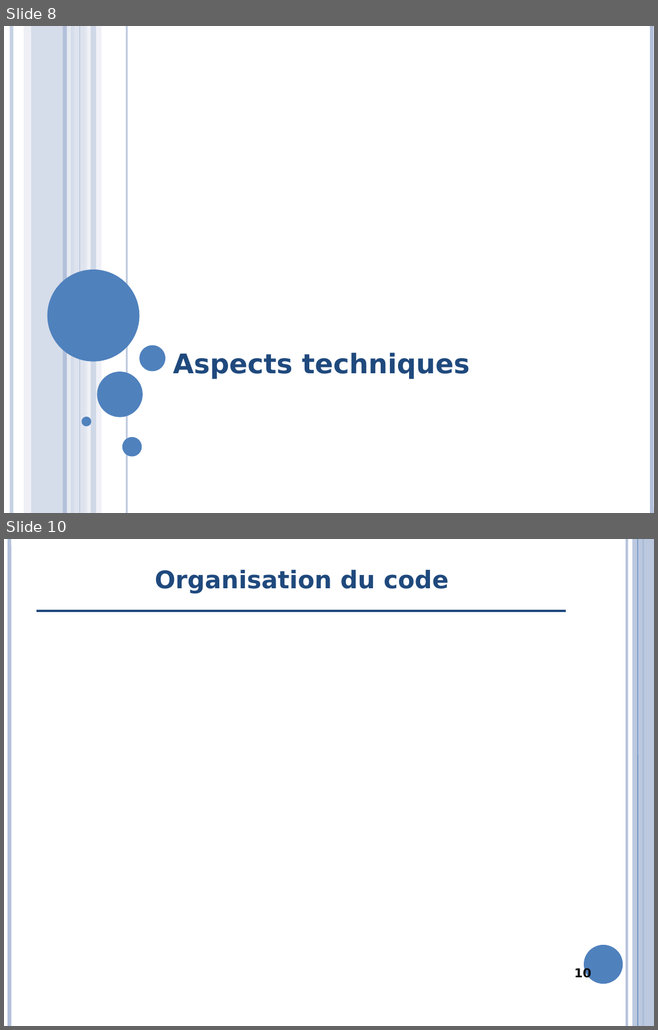
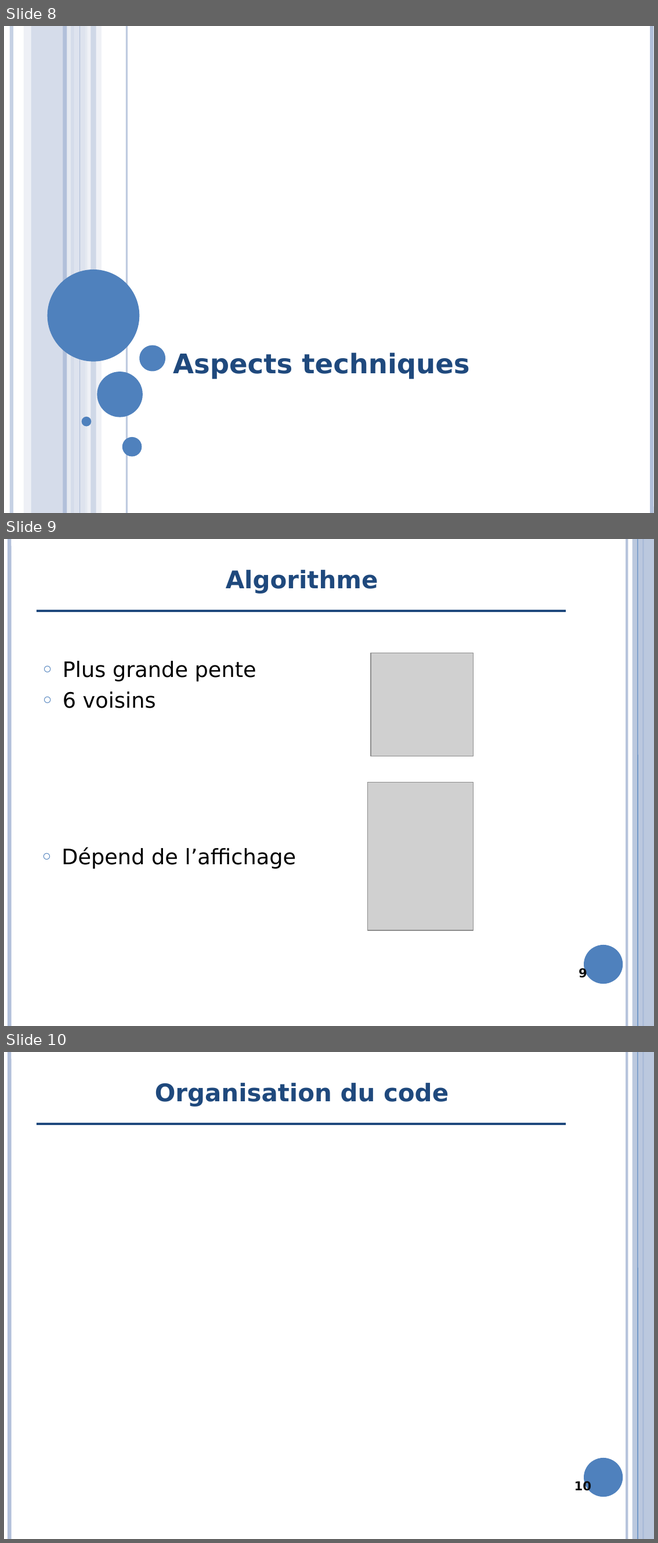
Before and after one commit to clemousse/megafi, a slide deck: doc/presentation.pptx. Shown one above the other, each under a label of ours: slides 8 and 10 before the commit, slides 8, 9 and 10 after it; the slides between them are not shown. The pictures are 658x1030 and 658x1543 pixels, drawn with LibreOffice and Linux fonts; fonts in the diff are those of the drawing; grey boxes stand for pictures; background and template pictures are left out. Boxes give left, top, right and bottom in pixels: in the first picture for what was removed or moved away, otherwise in the second. Text is boxed around its words. In the diff, an @@ line names an element or a change of style, - is before the commit and + after.

```diff
--- a/doc/presentation.pptx
+++ b/doc/presentation.pptx
@@ slide 9 added at <box>4,539,654,1026</box>, background #FFFFFF; not listed: 7 template elements that a slide beside it also shows @@
@@ title added at <box>226,570,378,594</box>, 29.7 pt, text #1F497D, bold @@
+Algorithme
@@ picture added at <box>371,653,473,756</box> @@
@@ text added at <box>63,661,256,708</box>, 26 pt, text #000000 @@
+○ Plus grande pente
+○ 6 voisins
@@ picture added at <box>368,783,473,931</box> @@
@@ text added at <box>61,848,296,869</box>, 26 pt, text #000000 @@
+○ Dépend de l’affichage
@@ page number added at <box>578,968,587,981</box>, 15 pt, text #0D0D0D, bold @@
+9
```
Also in this commit, not shown: 1 slide changed, 1 slide removed, 2 other files.
